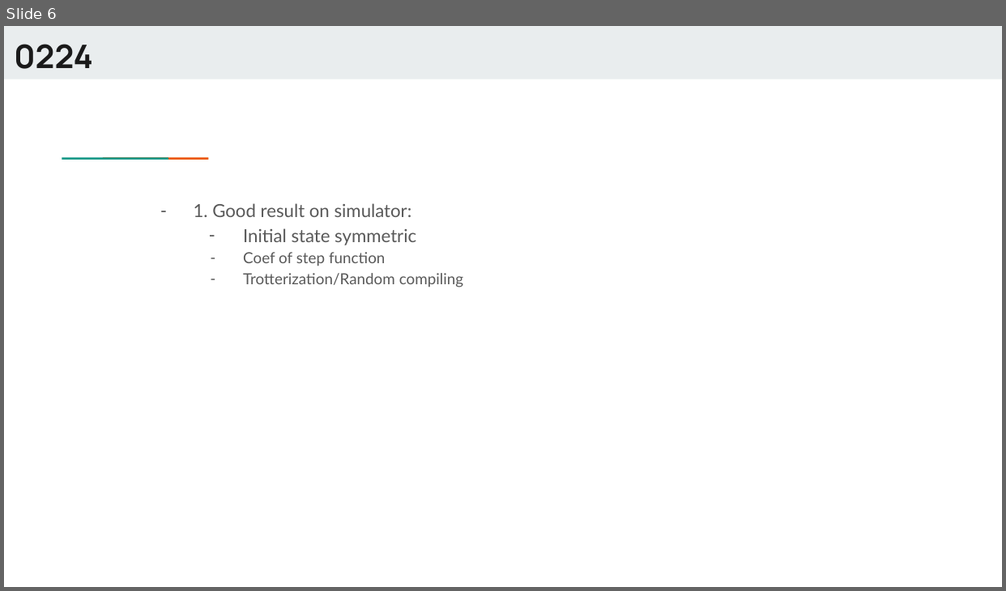
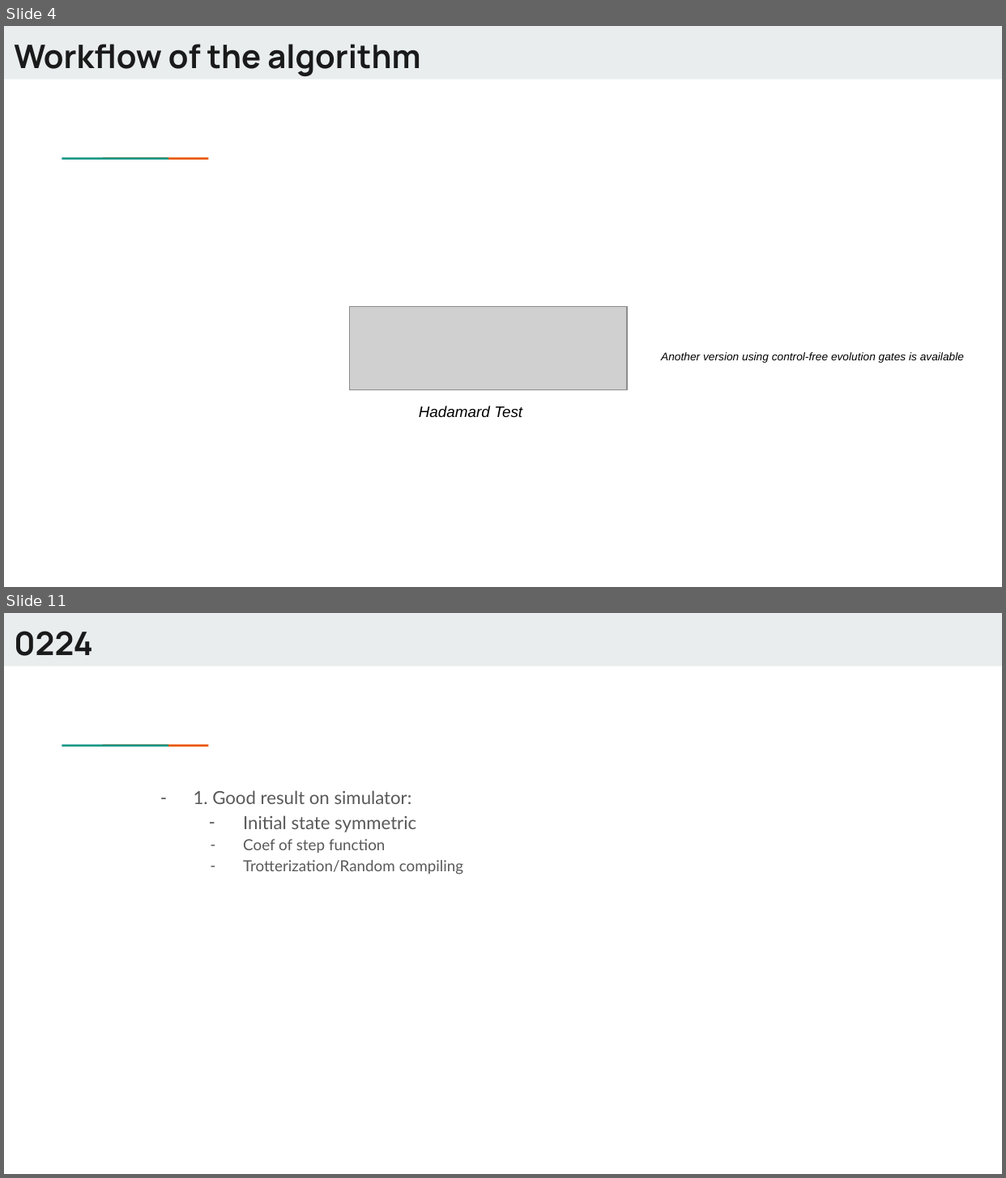
Before and after one commit to Dran-Z/QHack2023-SunnyDelft, a slide deck: QHack-SunnyDelft.pptx. Shown one above the other, each under a label of ours: slide 6 before the commit, slides 4 and 11 after it; the slides between them are not shown. The pictures are 1006x591 and 1006x1178 pixels, drawn with LibreOffice and Linux fonts; fonts in the diff are those of the drawing; grey boxes stand for pictures. Boxes give left, top, right and bottom in pixels: in the first picture for what was removed or moved away, otherwise in the second. Text is boxed around its words. In the diff, an @@ line names an element or a change of style, - is before the commit and + after.

```diff
--- a/QHack-SunnyDelft.pptx
+++ b/QHack-SunnyDelft.pptx
@@ slide 4 added at <box>4,26,1002,587</box>, background #FFFFFF; not listed: 3 template elements that a slide beside it also shows @@
@@ title added at <box>14,44,420,77</box>, 23.4 pt, text #1A1A1A, bold @@
+Workflow of the algorithm
@@ picture added at <box>349,306,627,390</box> @@
@@ text added at <box>661,352,964,363</box>, 8 pt, text #000000, italic @@
+Another version using control-free evolution gates is available
@@ text added at <box>419,406,522,418</box>, 11 pt, text #000000, italic @@
+Hadamard Test
@@ what was slide 6 is now slide 11 @@
```
Also in this commit, not shown: 3 slides changed, 5 other slides added, 1 slide removed, 7 other files.
